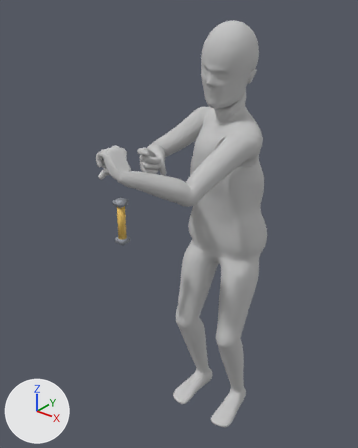
The Blender file character-base/characters/master_blank/master_blank.blend: old version first, new version second.
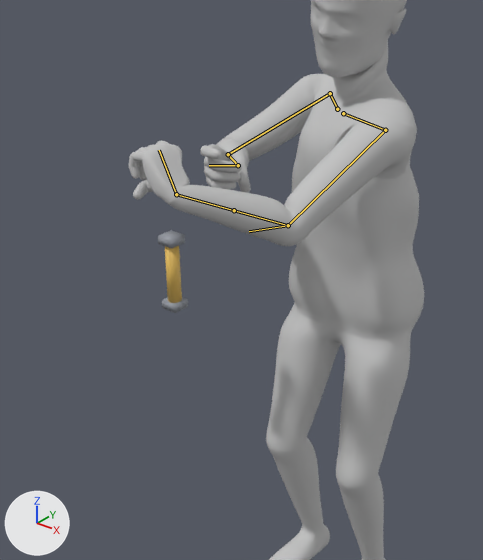
Old and new are each drawn whole from a 50 mm camera at (1.011, -1.569, 1.828) aimed at (-0.13, -0.142, 0.943) and again close up on the part from 6% to 84% of the width and 14% to 87% of the height. The axes (+X, +Y, +Z) are drawn at lower left. The lights are the same throughout. The last two pictures show the newer version. Both versions are drawn at frame 44 of the action 'rifle_aim'; the numbers are the values there. The bones that change are drawn over the model as lines in the close-ups.

The first close-up shows 'Forearm_L', 'Forearm_R', 'Hand_L', 'Hand_R', 'Head', 'Pelvis', 'Shin_L', 'Shin_R', 'Thigh_L', 'Thigh_R', 'Torso', 'UpperArm_L', 'UpperArm_R' and 5 more.
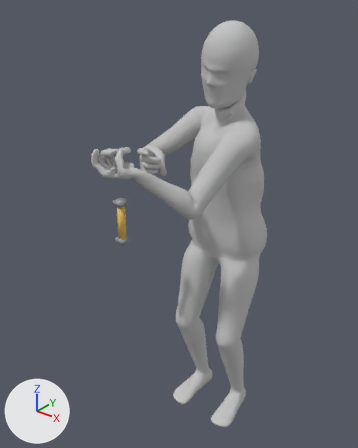
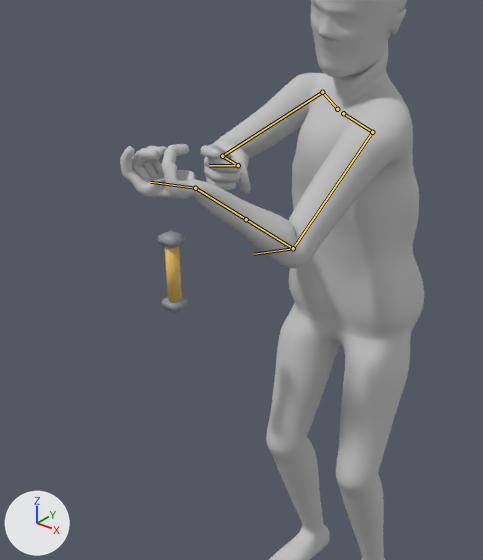
The change in detail:
Bone 'clavicle_L' (bone_clavicle_l) turns from (0, 0, 0) to (11, 0, 0) degrees about its own x, y and z.
Bone 'upperarm_L' (bone_upperarm_l) turns from (46, -1, -28) to (30, -9, -27) degrees about its own x, y and z.
Bone 'forearm_L' (bone_forearm_l) turns from (43, 0, 0) to (71, 0, 0) degrees about its own x, y and z.
Bone 'forearm_twist_L' (bone_forearm_twist_l) turns from (0, 12, 0) to (0, -67, 0) degrees about its own x, y and z.
Bone 'hand_L' (bone_hand_l) turns from (22, 10, 70) to (-62, -148, 31) degrees about its own x, y and z.
Bone 'elbow_helper_L' (bone_elbow_helper_l) turns from (21, 0, 0) to (36, 0, 0) degrees about its own x, y and z.
Bone 'clavicle_R' (bone_clavicle_r) turns from (0, 0, 0) to (7, 2, -1) degrees about its own x, y and z.
Bone 'upperarm_R' (bone_upperarm_r) turns from (72, -40, -35) to (64, -41, -30) degrees about its own x, y and z.
Bone 'forearm_R' (bone_forearm_r) turns from (89, 0, 0) to (92, 0, 0) degrees about its own x, y and z.
Bone 'hand_R' (bone_hand_r) turns from (-42, 63, 4) to (-43, 61, 7) degrees about its own x, y and z.

Boxes (x1, y1, x2, y2) around the edits, measured in the close-ups (483 x 560 px):
'Torso', posed: before (292, 75, 419, 260); after (292, 73, 419, 260)
'UpperArm_L', posed (14% taller): before (284, 114, 417, 246); after (288, 118, 413, 268)
'Forearm_L', posed (17% narrower, 45% taller): before (169, 185, 297, 246); after (195, 180, 301, 269)
'UpperArm_R', posed: before (221, 74, 326, 161); after (214, 73, 320, 159)
'Hand_L', posed (27% wider, 14% shorter): before (129, 140, 190, 204); after (120, 144, 198, 199)
'Forearm_R', posed: before (216, 139, 249, 167); after (213, 141, 248, 166)
bone 'clavicle_L', root to tip: before (343, 113) to (385, 130); after (343, 113) to (372, 132)
bone 'upperarm_L', root to tip: before (385, 130) to (288, 225); after (372, 132) to (293, 248)
bone 'forearm_L', root to tip: before (288, 225) to (176, 194); after (293, 248) to (195, 188)
bone 'forearm_twist_L', root to tip: before (234, 210) to (176, 194); after (246, 219) to (195, 188)
bone 'hand_L', root to tip: before (176, 194) to (159, 150); after (195, 188) to (150, 182)
bone 'elbow_helper_L', root to tip: before (288, 225) to (249, 231); after (293, 248) to (254, 254)
bone 'clavicle_R', root to tip: before (337, 109) to (330, 93); after (337, 109) to (322, 92)
bone 'upperarm_R', root to tip: before (330, 93) to (228, 154); after (322, 92) to (222, 156)
bone 'forearm_R', root to tip: before (228, 154) to (238, 165); after (222, 156) to (238, 165)
